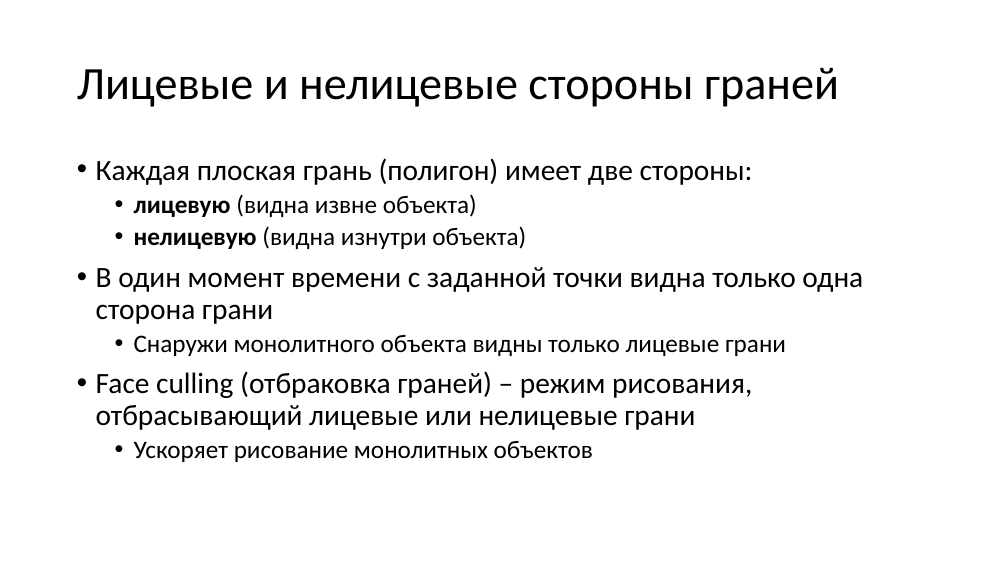
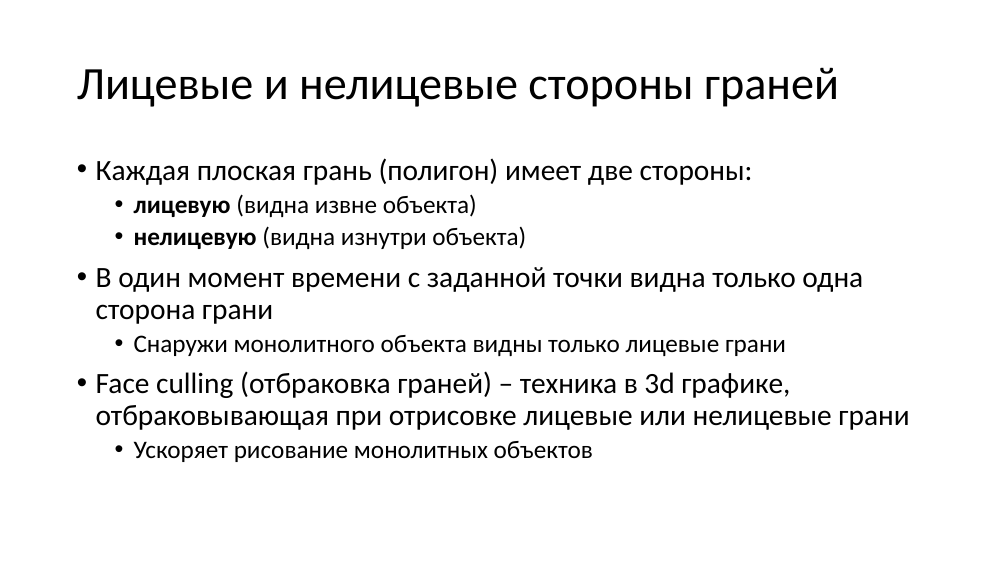
Before and after one commit to alexey-malov/cg-course, a slide deck: slide 16 of lectures/04 - Визуализация трехмерных объектов.pptx. Drawn at 1008x567 pixels with LibreOffice and Linux fonts; fonts in the diff are those of the drawing. Boxes give left, top, right and bottom in pixels: in the first picture for what was removed or moved away, otherwise in the second. Text is boxed around its words. In the diff, an @@ line names an element or a change of style, - is before the commit and + after.

```diff
--- a/lectures/04 - Визуализация трехмерных объектов.pptx
+++ b/lectures/04 - Визуализация трехмерных объектов.pptx
@@ text at (x1=96, y1=371, x2=909, y2=430): text changed @@
-• Face culling (отбраковка граней) – режим рисования, отбрасывающий лицевые или нелицевые грани
+• Face culling (отбраковка граней) – техника в 3d графике, отбраковывающая при отрисовке лицевые или нелицевые грани
```
Also in this commit, not shown: 10 other slides changed, 1 slide added, 1 slide removed.
